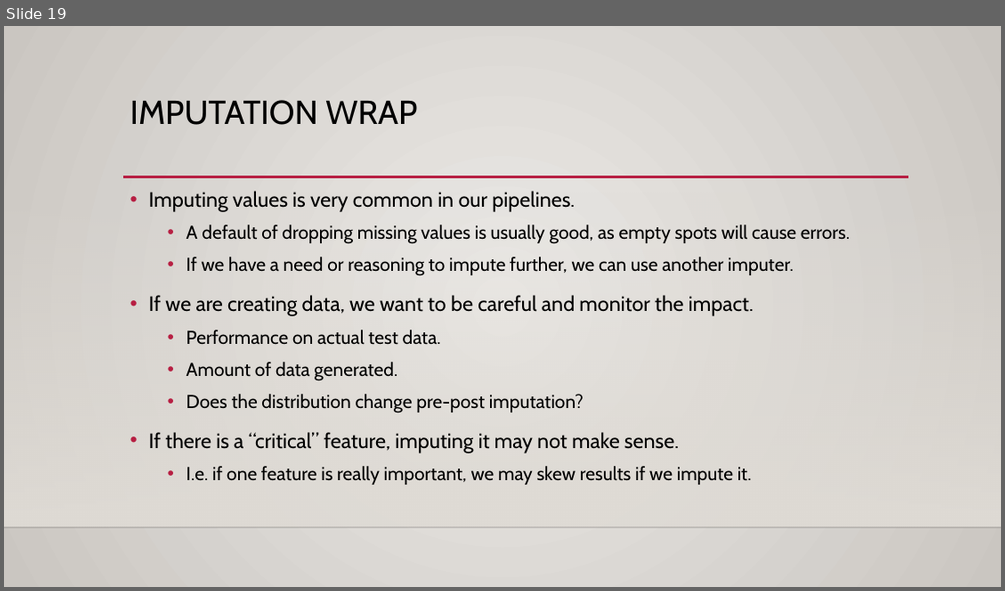
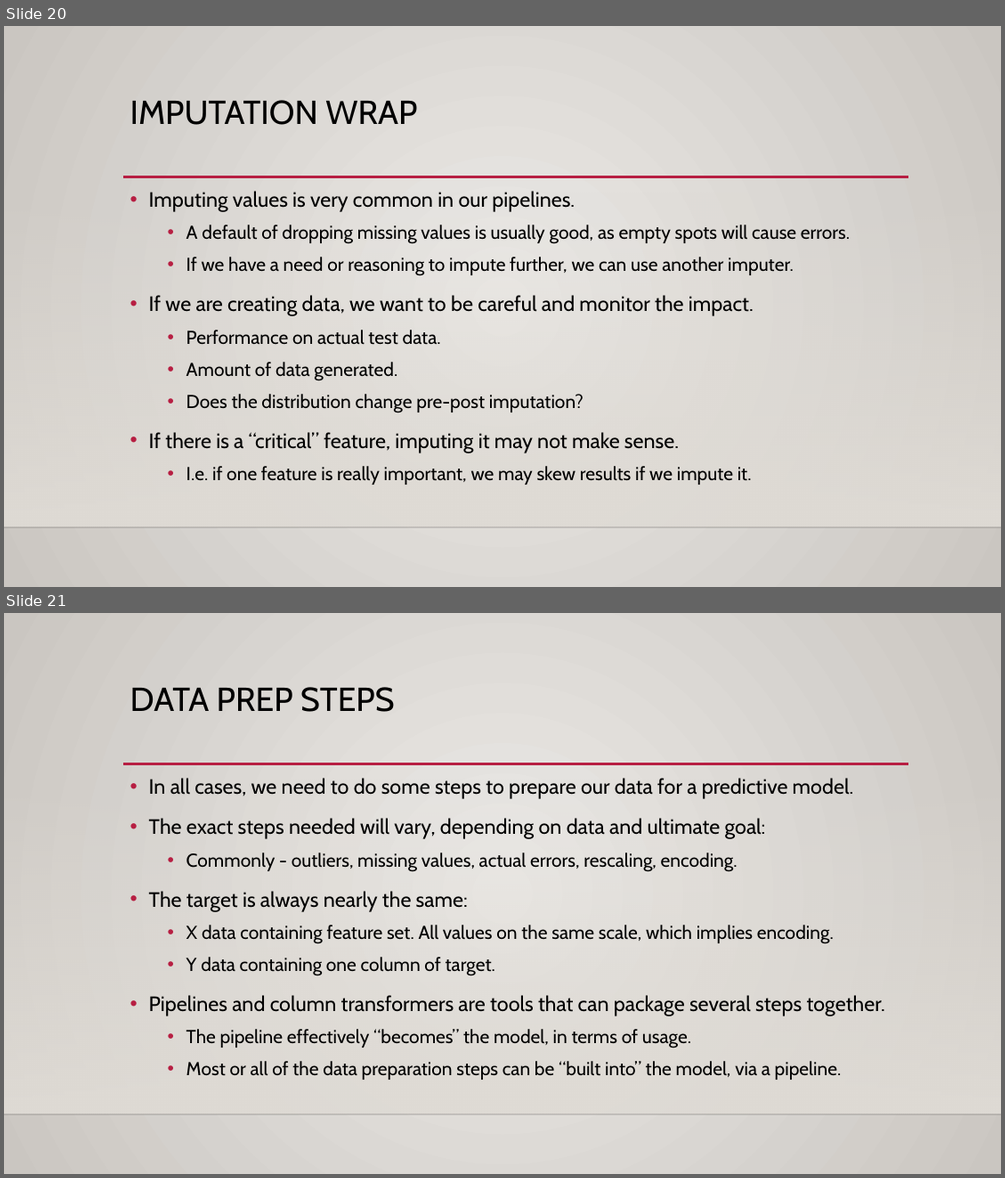
Before and after one commit to AkeemSemper/ML_for_Non_DS_Students, a slide deck: course_resources/slides/Used/014_pipelines.pptx. Shown one above the other, each under a label of ours: slide 19 before the commit, slides 20 and 21 after it. The pictures are 1005x591 and 1005x1178 pixels, drawn with LibreOffice and Linux fonts; fonts in the diff are those of the drawing; background and template pictures are left out. Boxes give left, top, right and bottom in pixels: in the first picture for what was removed or moved away, otherwise in the second. Text is boxed around its words. In the diff, an @@ line names an element or a change of style, - is before the commit and + after.

```diff
--- a/course_resources/slides/Used/014_pipelines.pptx
+++ b/course_resources/slides/Used/014_pipelines.pptx
@@ slide 21 added at (4,613,1001,1174), background gradient #ECEAE7 to #CAC7C1; not listed: 3 template elements that a slide beside it also shows @@
@@ title added at (130,687,395,712), 32 pt, text #000000 @@
+DATA PREP STEPS
@@ text added at (149,778,885,1079), 18 pt, text #000000 @@
+• In all cases, we need to do some steps to prepare our data for a predictive model.
+• The exact steps needed will vary, depending on data and ultimate goal:
+  • Commonly - outliers, missing values, actual errors, rescaling, encoding.
+• The target is always nearly the same:
+  • X data containing feature set. All values on the same scale, which implies encoding.
+  • Y data containing one column of target.
+• Pipelines and column transformers are tools that can package several steps together.
+  • The pipeline effectively “becomes” the model, in terms of usage.
+  • Most or all of the data preparation steps can be “built into” the model, via a pipeline.
@@ what was slide 19 is now slide 20 @@
```
Also in this commit, not shown: 4 slides changed, 2 other slides added, 4 other files.
